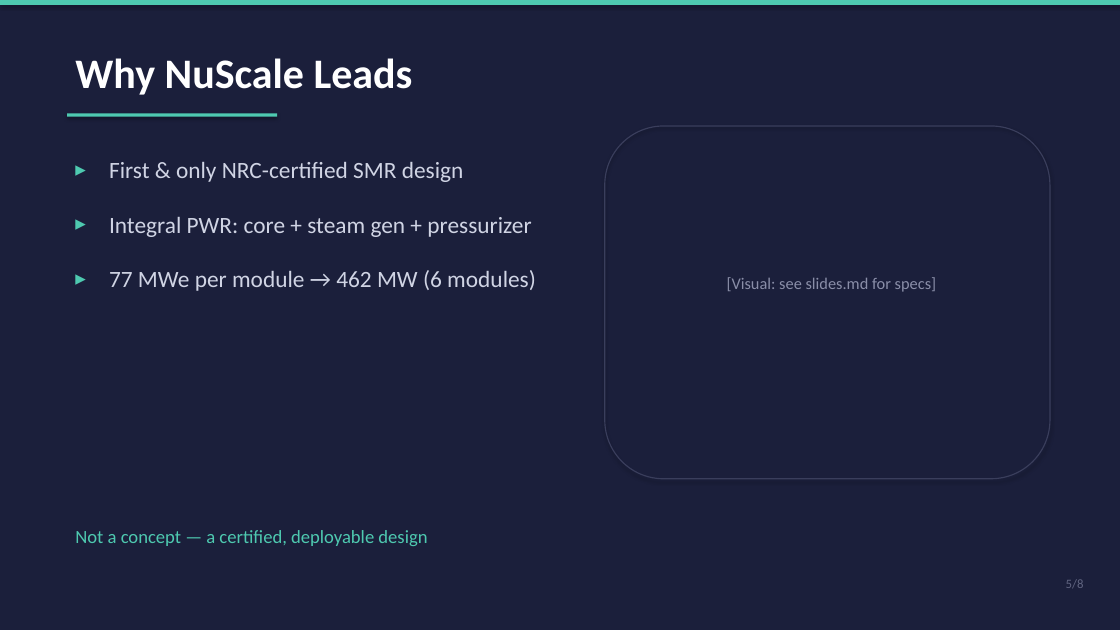
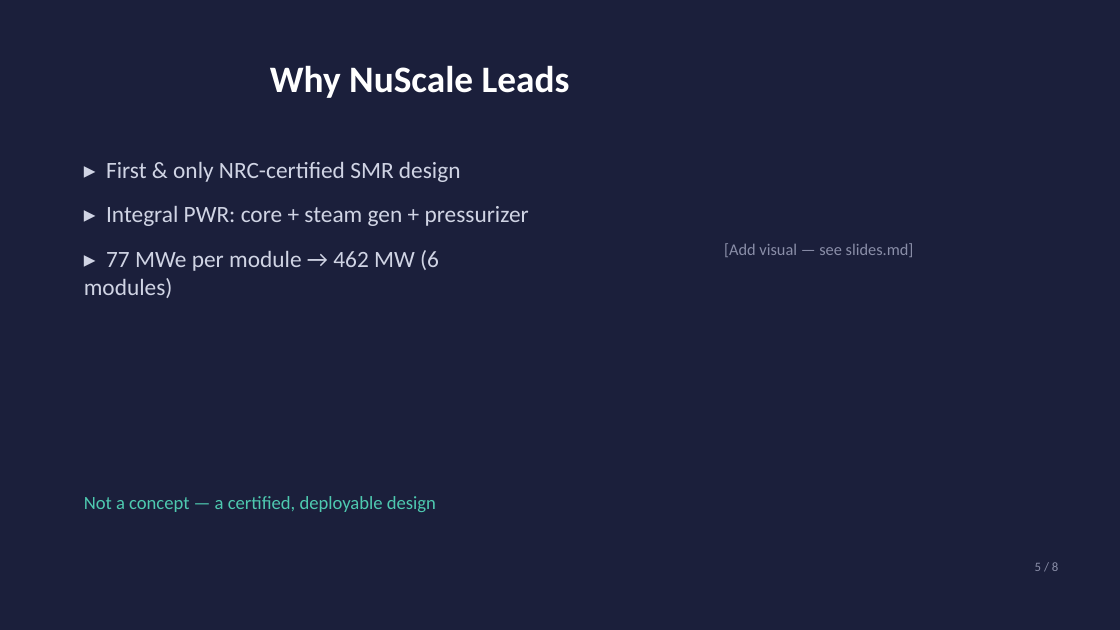
Before and after one commit to jjfixman6/energy-and-the-environment, a slide deck: slide 6 of SMR_NuScale_Presentation.pptx. Drawn at 1120x630 pixels with LibreOffice and Linux fonts; fonts in the diff are those of the drawing. Boxes give left, top, right and bottom in pixels: in the first picture for what was removed or moved away, otherwise in the second. Text is boxed around its words. In the diff, an @@ line names an element or a change of style, - is before the commit and + after.

```diff
--- a/SMR_NuScale_Presentation.pptx
+++ b/SMR_NuScale_Presentation.pptx
@@ rectangle removed at (x1=0, y1=0, x2=1120, y2=5) @@
@@ title "Why NuScale Leads" moved from (x1=75, y1=58, x2=413, y2=95) to (x1=270, y1=65, x2=570, y2=98) @@
@@ title "Why NuScale Leads" at (x1=270, y1=65, x2=570, y2=98): size 36 to 32 pt; alignment left to centre; vertical alignment top to middle @@
@@ rectangle removed at (x1=67, y1=113, x2=277, y2=117) @@
@@ rounded rectangle removed at (x1=605, y1=126, x2=1050, y2=479) @@
@@ text removed at (x1=67, y1=151, x2=101, y2=193) @@
-▸
@@ text at (x1=84, y1=162, x2=529, y2=298): text changed @@
-77 MWe per module → 462 MW (6 modules)
+▸ First & only NRC-certified SMR design
+▸ Integral PWR: core + steam gen + pressurizer
+▸ 77 MWe per module → 462 MW (6 modules)
@@ text removed at (x1=109, y1=162, x2=464, y2=182) @@
-First & only NRC-certified SMR design
@@ text removed at (x1=67, y1=206, x2=101, y2=248) @@
-▸
@@ text removed at (x1=109, y1=217, x2=531, y2=237) @@
-Integral PWR: core + steam gen + pressurizer
@@ text removed at (x1=67, y1=260, x2=101, y2=302) @@
-▸
@@ text at (x1=724, y1=243, x2=914, y2=257): text changed @@
-[Visual: see slides.md for specs]
+[Add visual — see slides.md]
@@ text "Not a concept — a ..." moved from (x1=75, y1=530, x2=427, y2=546) to (x1=84, y1=496, x2=436, y2=512) @@
@@ text at (x1=1035, y1=562, x2=1058, y2=571): text changed; text colour #606480 to #8A8EA8 @@
-5/8
+5 / 8
```
Also in this commit, not shown: 8 other slides changed, 1 other file.
